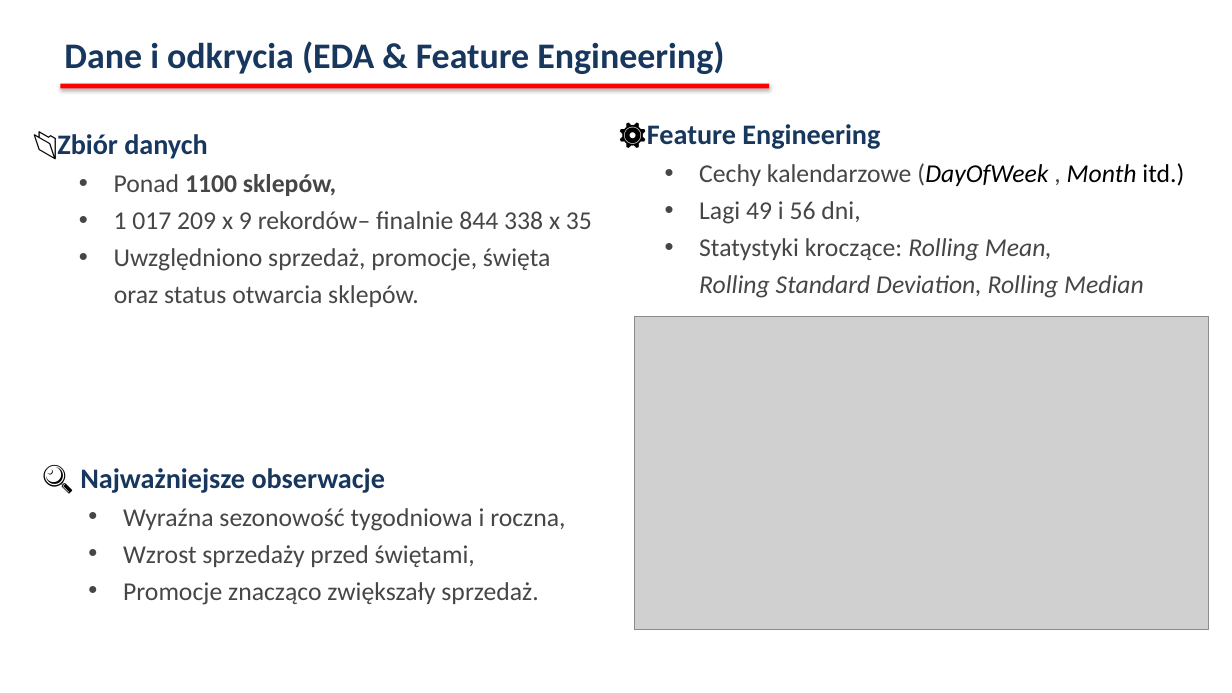
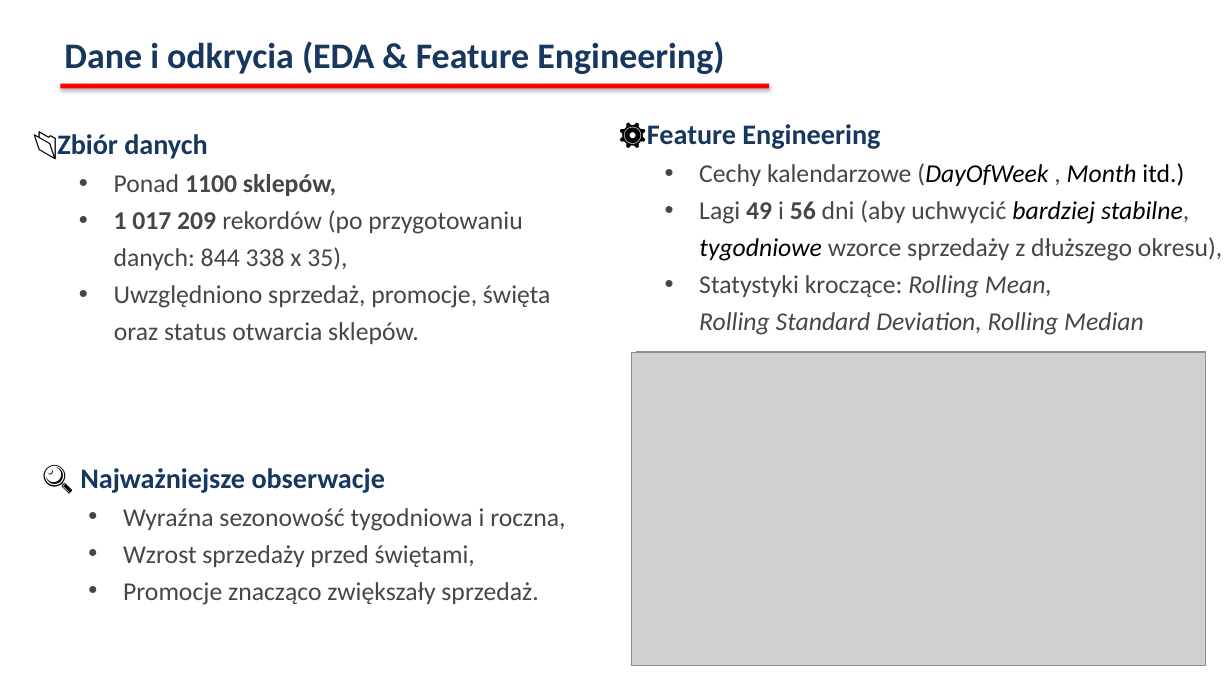
Before and after one commit to infoshareacademy/jdszr24-grupa-1, a slide deck: slide 3 of presentation/Rossmann_presentation.pptx. Drawn at 1232x693 pixels with LibreOffice and Linux fonts; fonts in the diff are those of the drawing; grey boxes stand for pictures. Boxes give left, top, right and bottom in pixels: in the first picture for what was removed or moved away, otherwise in the second. Text is boxed around its words. In the diff, an @@ line names an element or a change of style, - is before the commit and + after.

```diff
--- a/presentation/Rossmann_presentation.pptx
+++ b/presentation/Rossmann_presentation.pptx
@@ text at (699, 200, 1222, 261): text changed @@
-  • Lagi 49 i 56 dni,
+  • Lagi 49 i 56 dni (aby uchwycić bardziej stabilne,
+  tygodniowe wzorce sprzedaży z dłuższego okresu),
@@ text at (114, 210, 522, 270): text changed @@
-  • 1 017 209 x 9 rekordów– finalnie 844 338 x 35
+  • 1 017 209 rekordów (po przygotowaniu danych: 844 338 x 35),
@@ picture: place and size @@
-picture at (634, 316, 1209, 629)
+picture at (632, 352, 1207, 665)
@@ picture: place and size @@
-picture at (637, 316, 1206, 629)
+picture at (637, 352, 1206, 665)
```
Also in this commit, not shown: 3 other slides changed, 1 other file.
